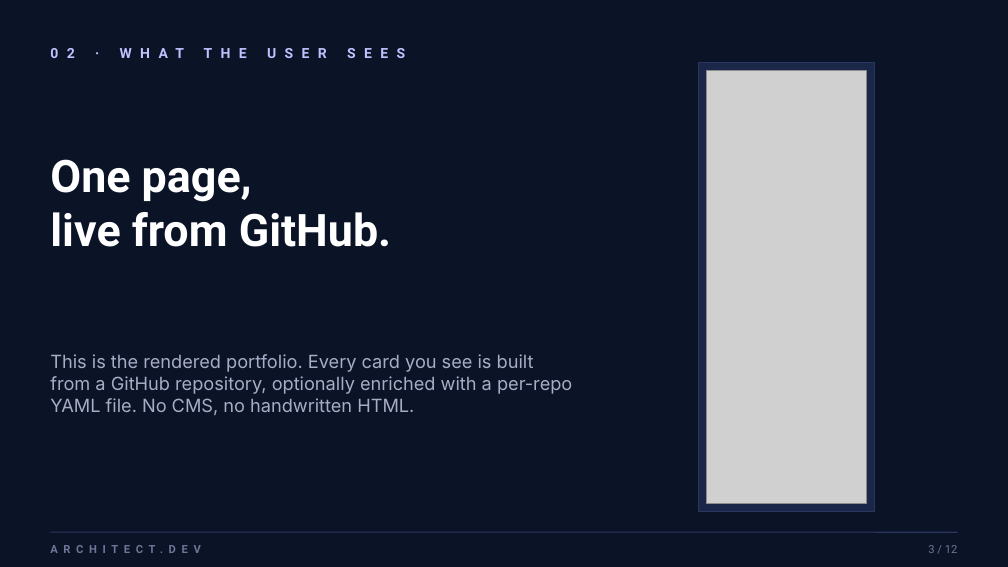
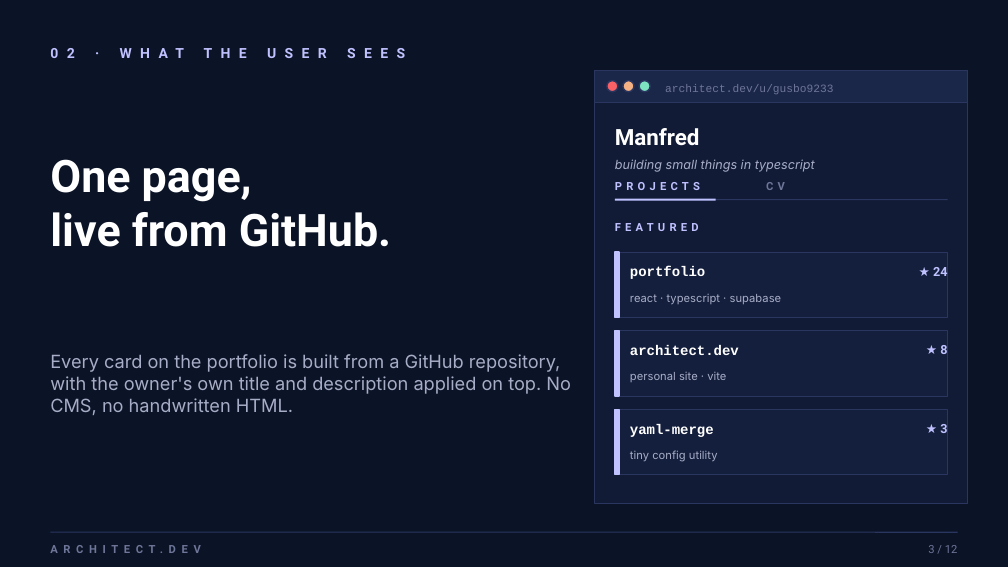
Before and after one commit to gusbo9233/gusbo9233.portfolio.io, a slide deck: slide 3 of Architect-Dev-Presentation.pptx. Drawn at 1008x567 pixels with LibreOffice and Linux fonts; fonts in the diff are those of the drawing; grey boxes stand for pictures. Boxes give left, top, right and bottom in pixels: in the first picture for what was removed or moved away, otherwise in the second. Text is boxed around its words. In the diff, an @@ line names an element or a change of style, - is before the commit and + after.

```diff
--- a/Architect-Dev-Presentation.pptx
+++ b/Architect-Dev-Presentation.pptx
@@ rectangle: place and size @@
-rectangle at (699,62,875,512)
+rectangle at (595,71,968,504)
@@ rectangle at (595,71,968,504): fill #1B2749 to #111B36 @@
@@ rectangle added at (595,71,968,103), fill #1B2749, outline #2A3660 1 pt @@
@@ ellipse added at (607,81,618,92), fill #F96167, outline #2A3660 1 pt @@
@@ ellipse added at (623,81,634,92), fill #F4B183, outline #2A3660 1 pt @@
@@ ellipse added at (639,81,650,92), fill #7EE3C1, outline #2A3660 1 pt @@
@@ text added at (665,84,833,94), 8 pt, text #6E7699 @@
+architect.dev/u/gusbo9233
@@ picture removed at (707,71,867,504) @@
@@ text added at (615,128,700,146), 16 pt, text #FFFFFF, bold @@
+Manfred
@@ text added at (615,159,815,172), 9 pt, text #A7ADC6, italic @@
+building small things in typescript
@@ text added at (615,182,700,190), 8 pt, text #C0C1FF, bold @@
+PROJECTS
@@ line added from (615, 200) to (948, 200), #2A3660 0.75 pt @@
@@ line added from (615, 200) to (716, 200), #C0C1FF 1.5 pt @@
@@ text added at (766,182,785,190), 8 pt, text #6E7699, bold @@
+CV
@@ text added at (615,223,699,231), 8 pt, text #C0C1FF, bold @@
+FEATURED
@@ rectangle added at (615,252,948,318), fill #141F3D, outline #2A3660 0.5 pt @@
@@ rectangle added at (615,252,619,318), fill #C0C1FF, outline #C0C1FF 1 pt @@
@@ text added at (630,266,705,279), 10 pt, text #FFFFFF, bold @@
+portfolio
@@ text added at (933,267,947,276), 9 pt, text #C0C1FF, bold @@
+★ 24
@@ text added at (630,294,782,304), 8 pt, text #A7ADC6 @@
+react · typescript · supabase
@@ text at (50,354,571,415): text changed @@
-This is the rendered portfolio. Every card you see is built from a GitHub repository, optionally enriched with a per-repo YAML file. No CMS, no handwritten HTML.
+Every card on the portfolio is built from a GitHub repository, with the owner's own title and description applied on top. No CMS, no handwritten HTML.
@@ rectangle added at (615,331,948,396), fill #141F3D, outline #2A3660 0.5 pt @@
@@ rectangle added at (615,331,619,396), fill #C0C1FF, outline #C0C1FF 1 pt @@
@@ text added at (630,345,739,355), 10 pt, text #FFFFFF, bold @@
+architect.dev
@@ text added at (940,345,947,354), 9 pt, text #C0C1FF, bold @@
+★ 8
@@ text added at (630,372,726,382), 8 pt, text #A7ADC6 @@
+personal site · vite
@@ rectangle added at (615,409,948,475), fill #141F3D, outline #2A3660 0.5 pt @@
@@ rectangle added at (615,409,619,475), fill #C0C1FF, outline #C0C1FF 1 pt @@
@@ text added at (630,424,714,437), 10 pt, text #FFFFFF, bold @@
+yaml-merge
@@ text added at (940,424,947,433), 9 pt, text #C0C1FF, bold @@
+★ 3
@@ text added at (630,450,718,462), 8 pt, text #A7ADC6 @@
+tiny config utility
```
Also in this commit, not shown: 8 other slides changed, 1 slide added, 1 slide removed, 8 other files.
